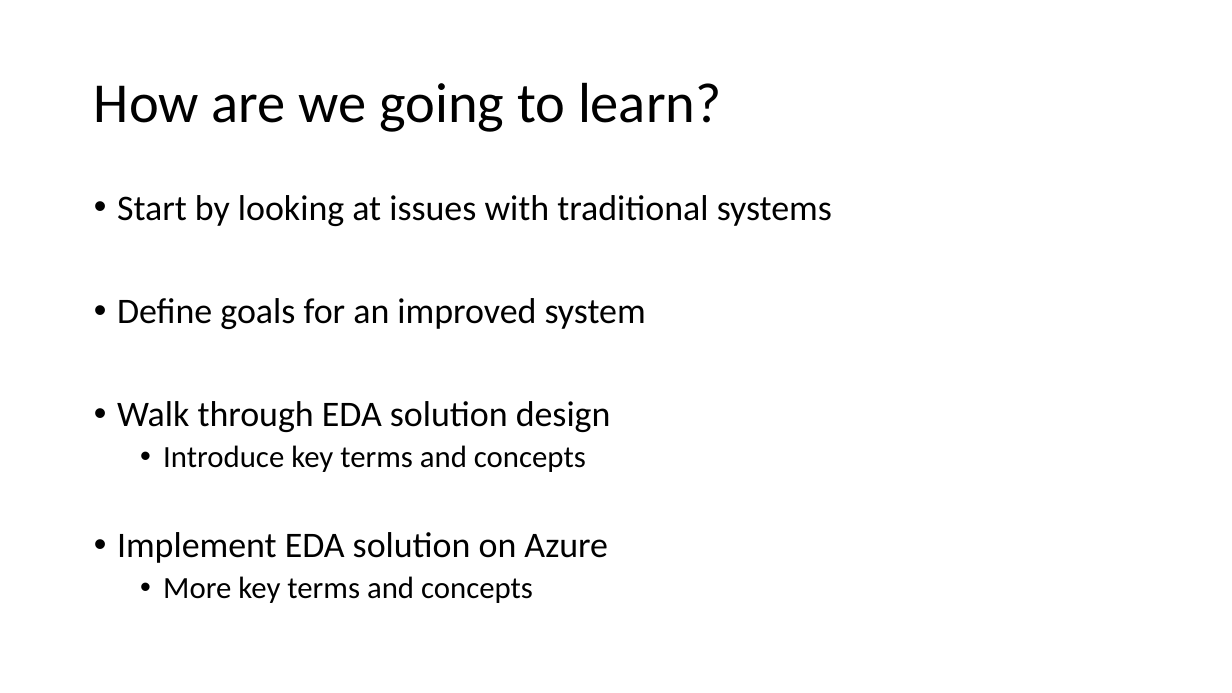
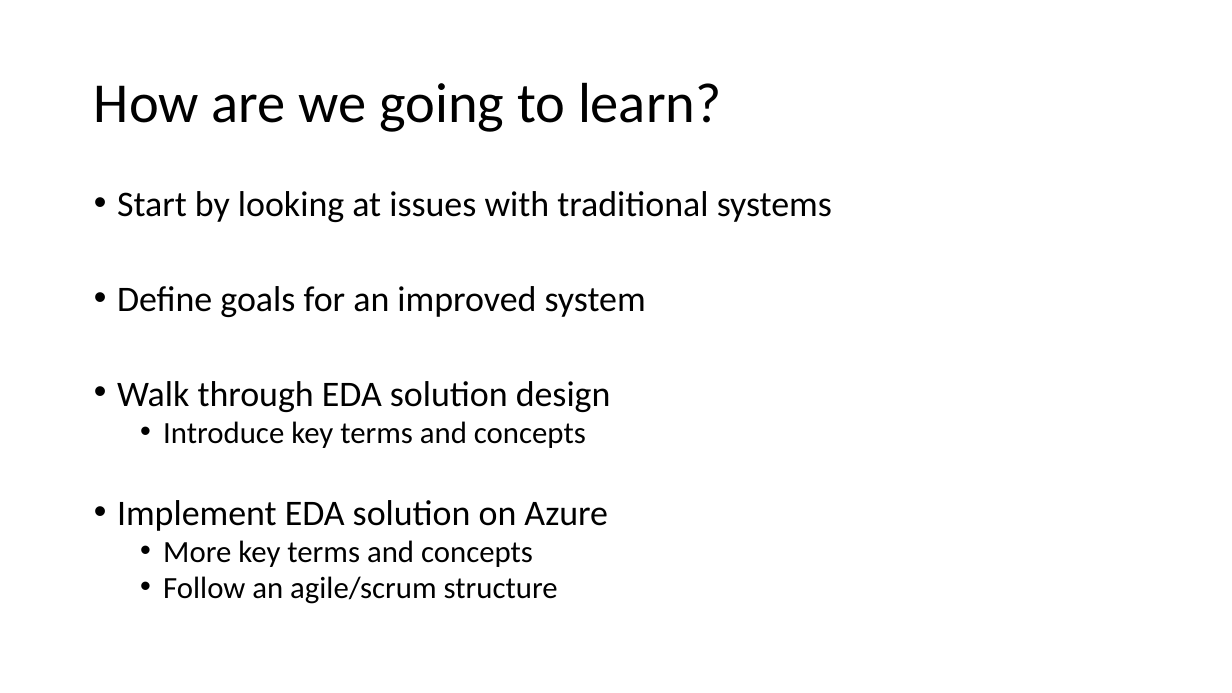
Before and after one commit to scottctr/EdaWorkshop, a slide deck: slide 6 of BusinessLogic/Docs/EdaWorkshop_Intro.pptx. Drawn at 1232x693 pixels with LibreOffice and Linux fonts; fonts in the diff are those of the drawing. Boxes give left, top, right and bottom in pixels: in the first picture for what was removed or moved away, otherwise in the second. Text is boxed around its words. In the diff, an @@ line names an element or a change of style, - is before the commit and + after.

```diff
--- a/BusinessLogic/Docs/EdaWorkshop_Intro.pptx
+++ b/BusinessLogic/Docs/EdaWorkshop_Intro.pptx
@@ text at (117,191,832,567): line spacing 0.9 to 0.8 @@
@@ text at (163,576,558,604): paragraph added @@
+  • Follow an agile/scrum structure
```
Also in this commit, not shown: 6 other slides changed, 15 slides added, 2 slides removed, 1 other file.
